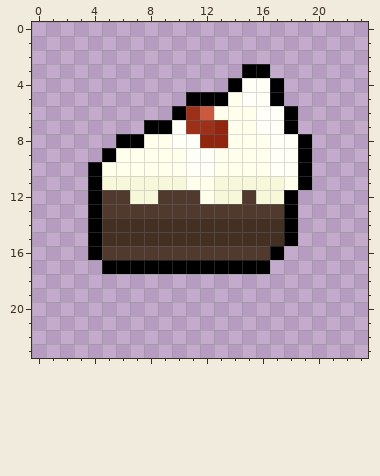
Two states of a pixel-art sprite, Unstable/Assets/Sprites/Food_Cake.png. Above is the file before it was changed.
The file is 24x24 pixels.
New version:
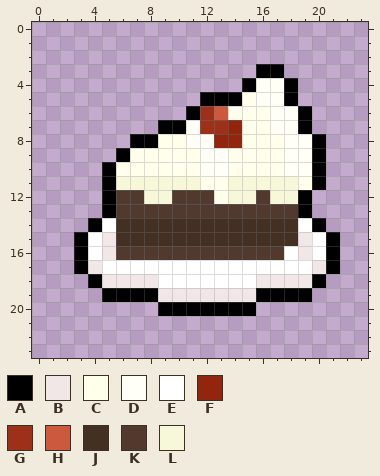
Palette (. is transparent): A #000000  B #f2e7e7  C #ffffec  D #fffff7  E #ffffff  F #91250d  G #9d3018  H #cc583e  J #442f23  K #513a2d  L #f7f7d9
Change:
@@ x 0..23 @@
  2 ........................
- 3 ...............AA.......
- 4 ..............ADDA......
- 5 ...........AAACDDA......
- 6 ..........AGHCCCDDA.....
- 7 ........AADGGFCCDDA.....
- 8 ......AACCDDFFCCCDDA....
- 9 .....ACCCCCDDCCCCDDA....
-10 ....ACCCCCCDDCCCCDDA....
-11 ....ALLLLLLCCLLLLLCA....
-12 ....AKKLLKKKCLLKLLA.....
-13 ....AKKKKKKKKKKKKKA.....
-14 ....AJJJJJJJJJJJJJA.....
-15 ....AJJJJJJJJJJJJJA.....
-16 ....AKKKKKKKKKKKKA......
-17 .....AAAAAAAAAAAA.......
-18 ........................
-19 ........................
-20 ........................
+ 3 ................AA......
+ 4 ...............ADDA.....
+ 5 ............AAACDDA.....
+ 6 ...........AGHCCCDDA....
+ 7 .........AADGGFCCDDA....
+ 8 .......AACCDDFFCCCDDA...
+ 9 ......ACCCCCDDCCCCDDA...
+10 .....ACCCCCCDDCCCCDDA...
+11 .....ALLLLLLCCLLLLLCA...
+12 .....AKKLLKKKCLLKLLA....
+13 .....AKKKKKKKKKKKKKA....
+14 ....AEJJJJJJJJJJJJJEA...
+15 ...AEBJJJJJJJJJJJJJBEA..
+16 ...AEBKKKKKKKKKKKKEBEA..
+17 ...ABEEEEEEEEEEEEEEEBA..
+18 ....ABBBBEEEEEEEBBBBA...
+19 .....AAAABBBBBBBAAAA....
+20 .........AAAAAAA........
 21 ........................
Where, in picture pixels (left, top, right, bottom), the same in both pictures:
changed: (74, 64, 340, 316)
